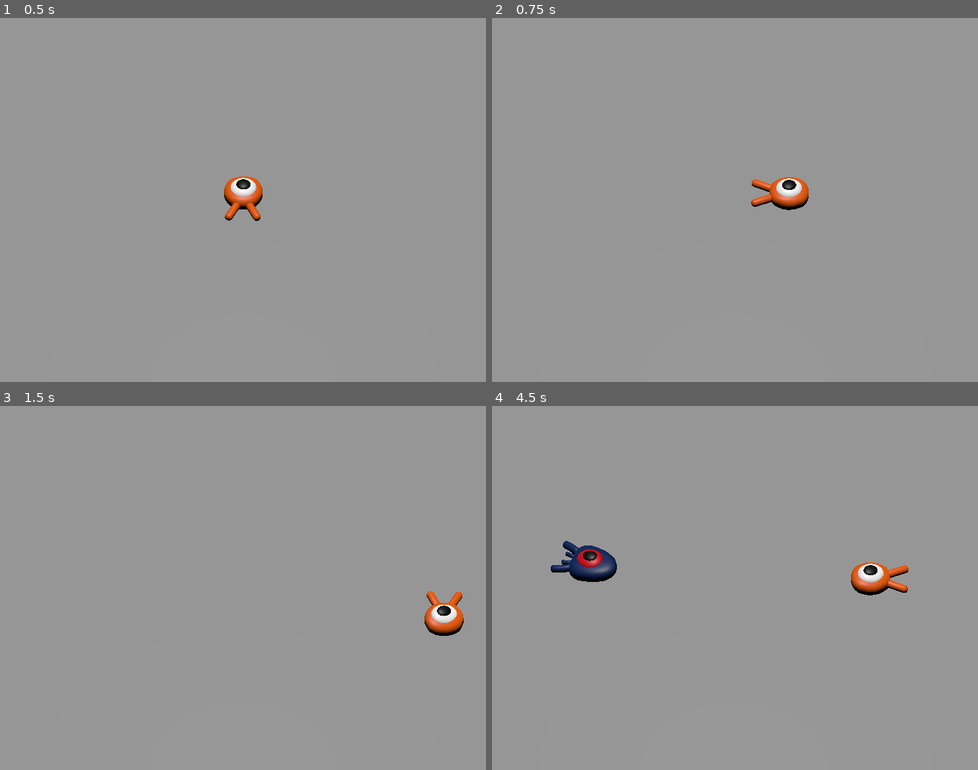
Above: before the commit, frames 1-4 (two rows, left to right).
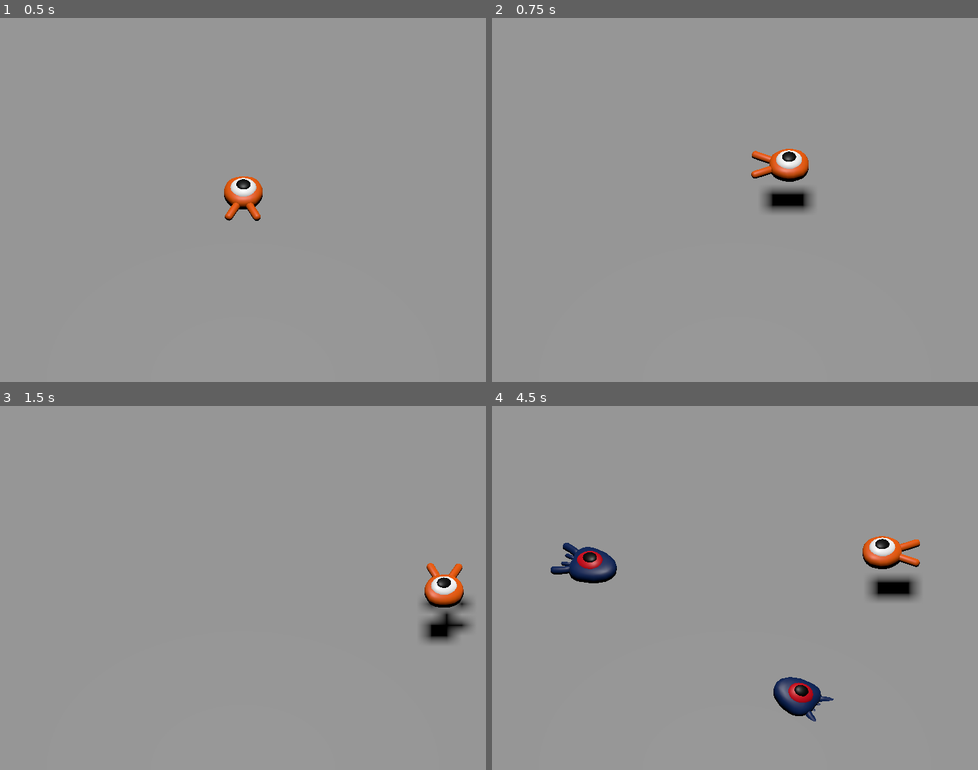
Above: after the commit, the same moments.

Repository: JulioEvencio/godot-doc-first-game-3d
Game: Godot game, scene res://scenes/main.tscn
The game is run twice, just before and just after one commit, with the same random seed, the same clock (stepped at 60 frames per second) and the same inputs. The project has no main scene, so this scene is started directly.
Inputs:
- Up to frame 1 (0.5 s): no input
- Up to frame 2 (0.75 s): tap Enter at 0.5 s; hold Right (move_right) from 0.53 s (still down); tap Space (jump) at 0.6 s
- Up to frame 3 (1.5 s): tap Space (jump) at 0.77, 1.07, 1.35 s; release Right (move_right) at 1.28 s; hold Down (move_back) from 1.28 s (still down)
- Up to frame 4 (4.5 s): tap Space (jump) at 1.52, 1.82, 2.1, 2.85, 3.02, 3.32, 3.6, 3.77, 4.07, 4.35 s; release Down (move_back) at 2.03 s; hold Right (move_right) 2.03-2.78 s; hold Up (move_forward) 2.78-3.53 s; hold Left (move_left) from 3.53 s (still down)

Frame 1 is identical in both runs. In frame 2, 1.7% of the frame differs, in the area x 53-67%, y 35-54%; in frame 3, 1.6%; in frame 4, 3.1%, in the area x 12-89%, y 35-87%.

Commit message:
added: logic to kill mob

Diff:
--- a/squash_the_creeps_start_1.1.0/project.godot
+++ b/squash_the_creeps_start_1.1.0/project.godot
@@ -51,6 +51,12 @@
 ]
 }
 
+[layer_names]
+
+3d_physics/layer_1="player"
+3d_physics/layer_2="enemies"
+3d_physics/layer_3="world"
+
 [rendering]
 
 quality/driver/driver_name="GLES2"
--- a/squash_the_creeps_start_1.1.0/scenes/main.tscn
+++ b/squash_the_creeps_start_1.1.0/scenes/main.tscn
@@ -29,6 +29,8 @@
 
 [node name="Ground" type="StaticBody3D" parent="."]
 transform = Transform3D(1, 0, 0, 0, 1, 0, 0, 0, 1, 0, -1, 0)
+collision_layer = 4
+collision_mask = 0
 
 [node name="CollisionShape3D" type="CollisionShape3D" parent="Ground"]
 shape = SubResource("BoxShape3D_xjjuq")
@@ -73,7 +75,7 @@
 curve = SubResource("Curve3D_vnfue")
 
 [node name="SpawnLocation" type="PathFollow3D" parent="SpawnPath"]
-transform = Transform3D(-0.0101517, 0, -0.999948, 0, 1, 0, 0.999948, 0, -0.0101517, -24.0262, 0, -16.3258)
+transform = Transform3D(-0.00555481, 0, -0.999984, 0, 1, 0, 0.999984, 0, -0.00555481, -23.9609, 0, -16.738)
 
 [node name="MobTimer" type="Timer" parent="."]
 wait_time = 0.5
--- a/squash_the_creeps_start_1.1.0/scenes/mob.tscn
+++ b/squash_the_creeps_start_1.1.0/scenes/mob.tscn
@@ -6,7 +6,8 @@
 [sub_resource type="BoxShape3D" id="BoxShape3D_imrwk"]
 size = Vector3(2.01056, 0.59082, 2.07678)
 
-[node name="Mob" type="CharacterBody3D"]
+[node name="Mob" type="CharacterBody3D" groups=["mob"]]
+collision_layer = 2
 script = ExtResource("1_1oqgb")
 
 [node name="Pivot" type="Node3D" parent="."]
--- a/squash_the_creeps_start_1.1.0/scenes/player.tscn
+++ b/squash_the_creeps_start_1.1.0/scenes/player.tscn
@@ -7,6 +7,7 @@
 radius = 0.8
 
 [node name="Player" type="CharacterBody3D"]
+collision_mask = 6
 script = ExtResource("1_hqxi1")
 
 [node name="Pivot" type="Node3D" parent="."]
--- a/squash_the_creeps_start_1.1.0/scripts/mob.gd
+++ b/squash_the_creeps_start_1.1.0/scripts/mob.gd
@@ -1,5 +1,7 @@
 extends CharacterBody3D
 class_name Mob
+
+signal squashed
 
 @export var min_speed : int = 10
 @export var max_speed : int = 18
@@ -16,5 +18,9 @@
 	velocity = Vector3.FORWARD * random_speed
 	velocity = velocity.rotated(Vector3.UP, rotation.y)
 
+func squash() -> void:
+	squashed.emit()
+	queue_free()
+
 func _on_visible_on_screen_notifier_3d_screen_exited() -> void:
 	queue_free()
--- a/squash_the_creeps_start_1.1.0/scripts/player.gd
+++ b/squash_the_creeps_start_1.1.0/scripts/player.gd
@@ -3,6 +3,8 @@
 
 @export var speed : int = 14
 @export var fall_acceleration : int = 75
+@export var jump_impulse = 20
+@export var bounce_impulse = 16
 
 var target_velocity : Vector3 = Vector3.ZERO
 
@@ -26,6 +28,23 @@
 
 	if not is_on_floor():
 		target_velocity.y = target_velocity.y - (fall_acceleration * delta)
+	elif Input.is_action_just_pressed("jump"):
+		target_velocity.y = jump_impulse
+
+	for index in range(get_slide_collision_count()):
+		var collision = get_slide_collision(index)
+
+		if collision.get_collider() == null:
+			continue
+
+		if collision.get_collider().is_in_group("mob"):
+			var mob : Mob = collision.get_collider()
+
+			if Vector3.UP.dot(collision.get_normal()) > 0.1:
+				mob.squash()
+				target_velocity.y = bounce_impulse
+				break
 
 	velocity = target_velocity
+
 	move_and_slide()
